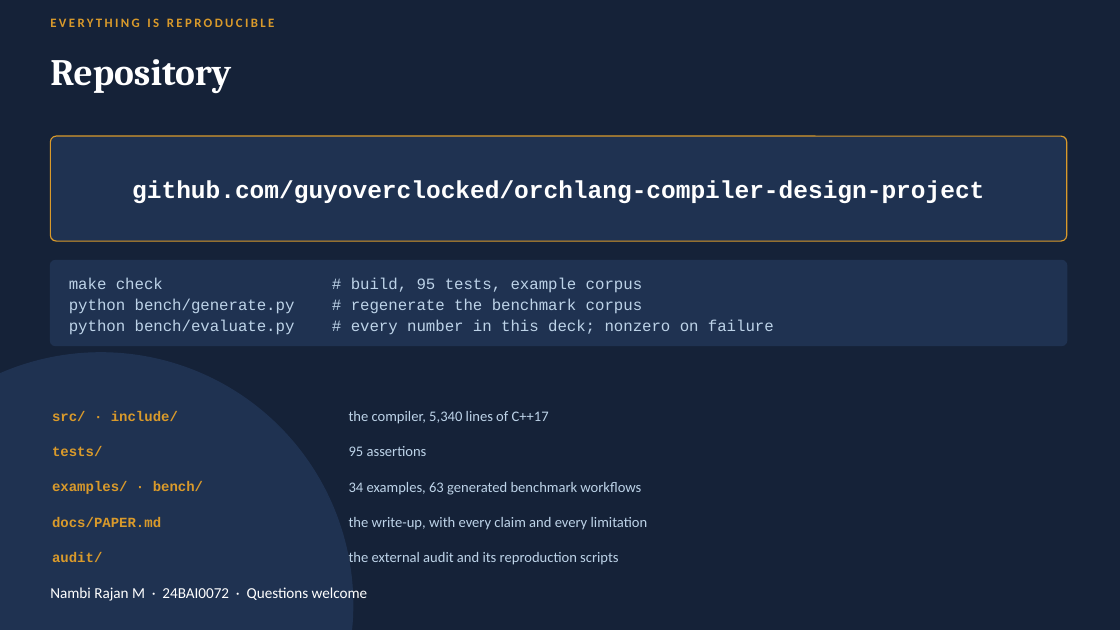
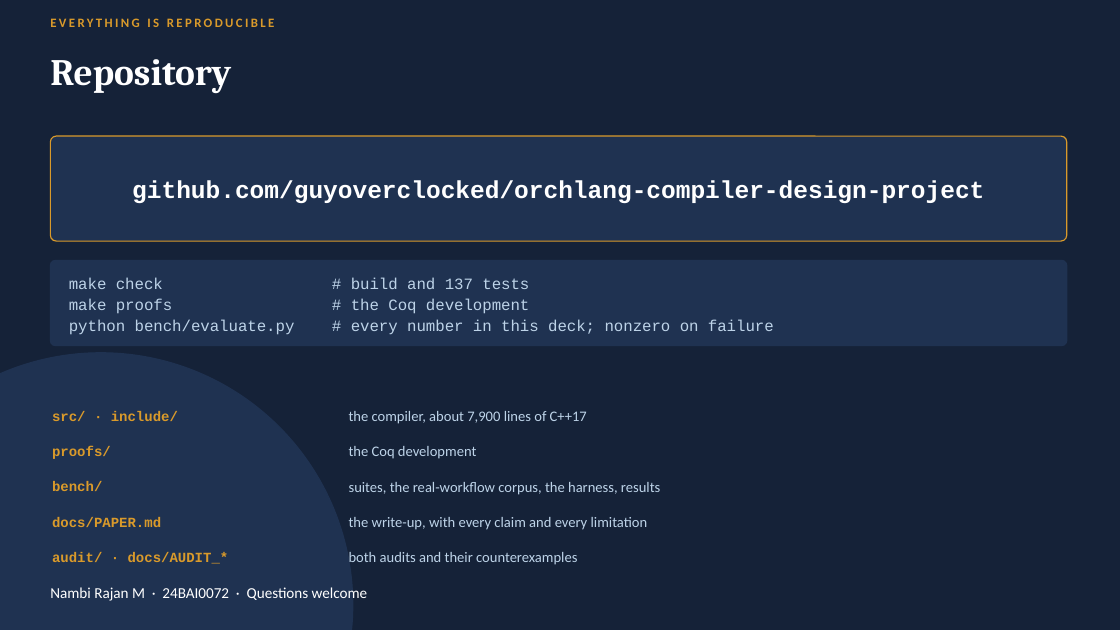
Before and after one commit to guyoverclocked/orchlang-compiler-design-project, a slide deck: slide 20 of submission/phase2/OrchLang_Phase2_Presentation_Nambi_Rajan_M.pptx (slide 18 before the commit). Drawn at 1120x630 pixels with LibreOffice and Linux fonts; fonts in the diff are those of the drawing. Boxes give left, top, right and bottom in pixels: in the first picture for what was removed or moved away, otherwise in the second. Text is boxed around its words. In the diff, an @@ line names an element or a change of style, - is before the commit and + after.

```diff
--- a/submission/phase2/OrchLang_Phase2_Presentation_Nambi_Rajan_M.pptx
+++ b/submission/phase2/OrchLang_Phase2_Presentation_Nambi_Rajan_M.pptx
@@ text at [69,278,529,314]: text changed @@
-make check # build, 95 tests, example corpus
-python bench/generate.py # regenerate the benchmark corpus
+make check # build and 137 tests
+make proofs # the Coq development
@@ text at [349,411,587,424]: text changed @@
-the compiler, 5,340 lines of C++17
+the compiler, about 7,900 lines of C++17
@@ text at [52,446,111,459]: text changed @@
-tests/
+proofs/
@@ text at [349,446,476,459]: text changed @@
-95 assertions
+the Coq development
@@ text at [52,481,102,491]: text changed @@
-examples/ · bench/
+bench/
@@ text at [349,482,660,495]: text changed @@
-34 examples, 63 generated benchmark workflows
+suites, the real-workflow corpus, the harness, results
@@ text at [52,552,229,564]: text changed @@
-audit/
+audit/ · docs/AUDIT_*
@@ text at [349,552,577,565]: text changed @@
-the external audit and its reproduction scripts
+both audits and their counterexamples
```
Also in this commit, not shown: 9 other slides changed, 10 slides added, 8 slides removed, 28 other files.
